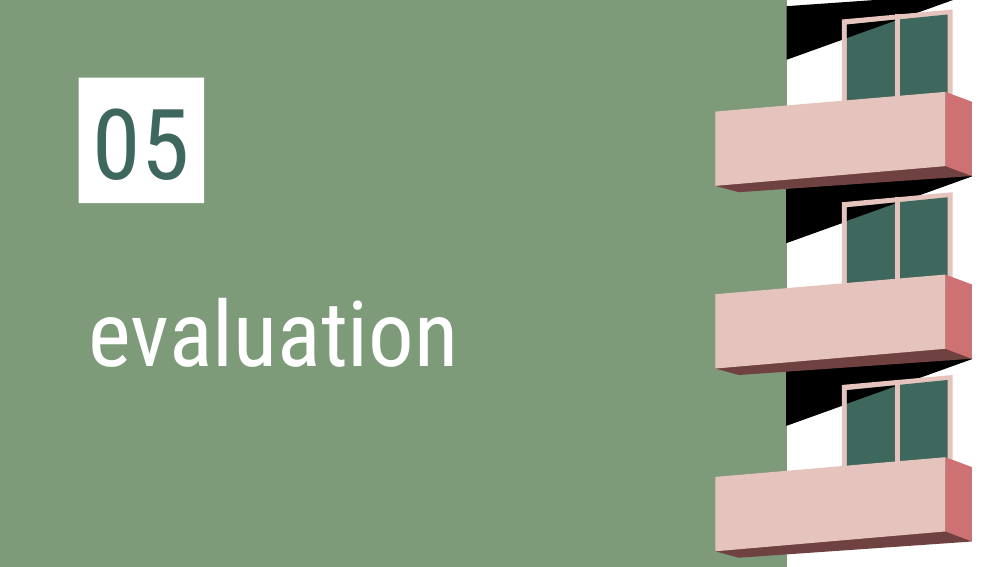
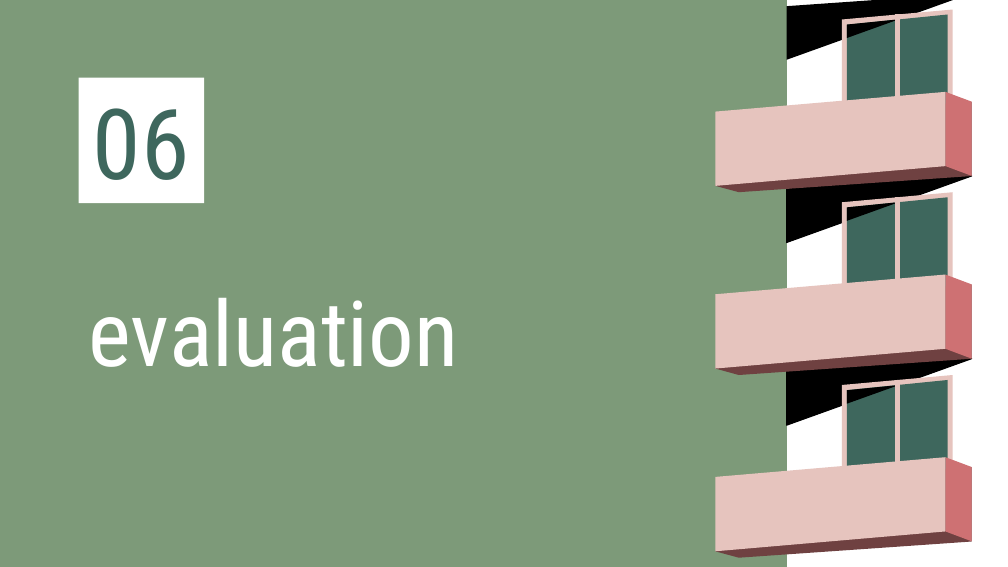
Before and after one commit to satriasaid/studentperfpy, a slide deck: slide 20 of [apt_rent] FinPro_DS32_FinPro_Satria Herlambang Pamungkas Said.pptx (slide 19 before the commit). Drawn at 1008x567 pixels with LibreOffice and Linux fonts; fonts in the diff are those of the drawing. Boxes give left, top, right and bottom in pixels: in the first picture for what was removed or moved away, otherwise in the second. Text is boxed around its words. In the diff, an @@ line names an element or a change of style, - is before the commit and + after.

```diff
--- a/[apt_rent] FinPro_DS32_FinPro_Satria Herlambang Pamungkas Said.pptx
+++ b/[apt_rent] FinPro_DS32_FinPro_Satria Herlambang Pamungkas Said.pptx
@@ title at (x1=93, y1=108, x2=190, y2=180): text changed @@
-05
+06
```
Also in this commit, not shown: 5 other slides changed, 3 slides added, 1 other file.
